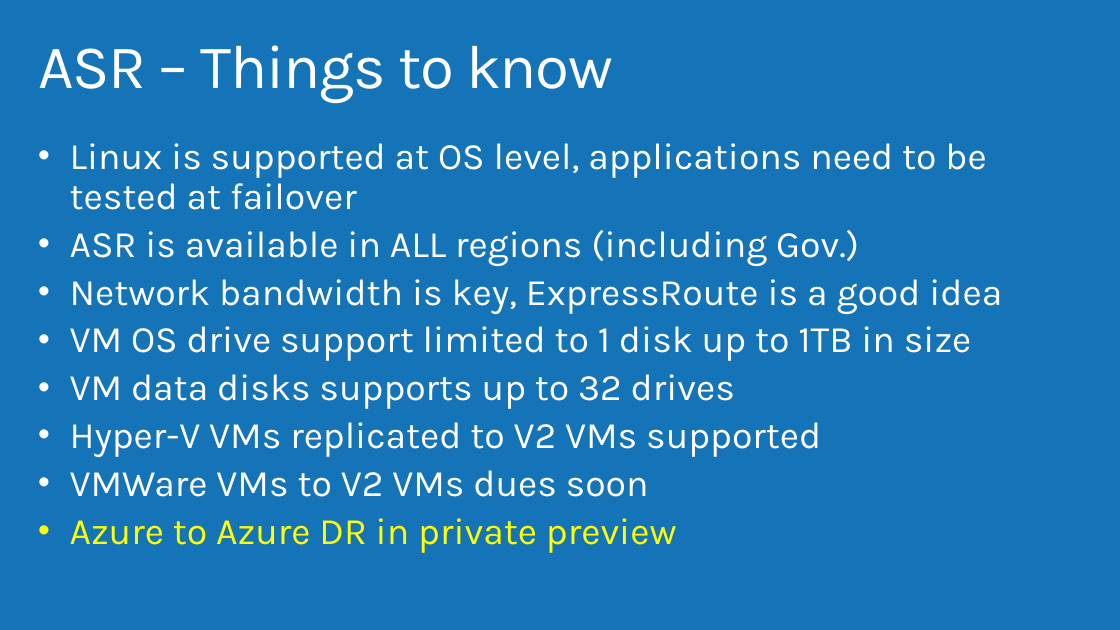
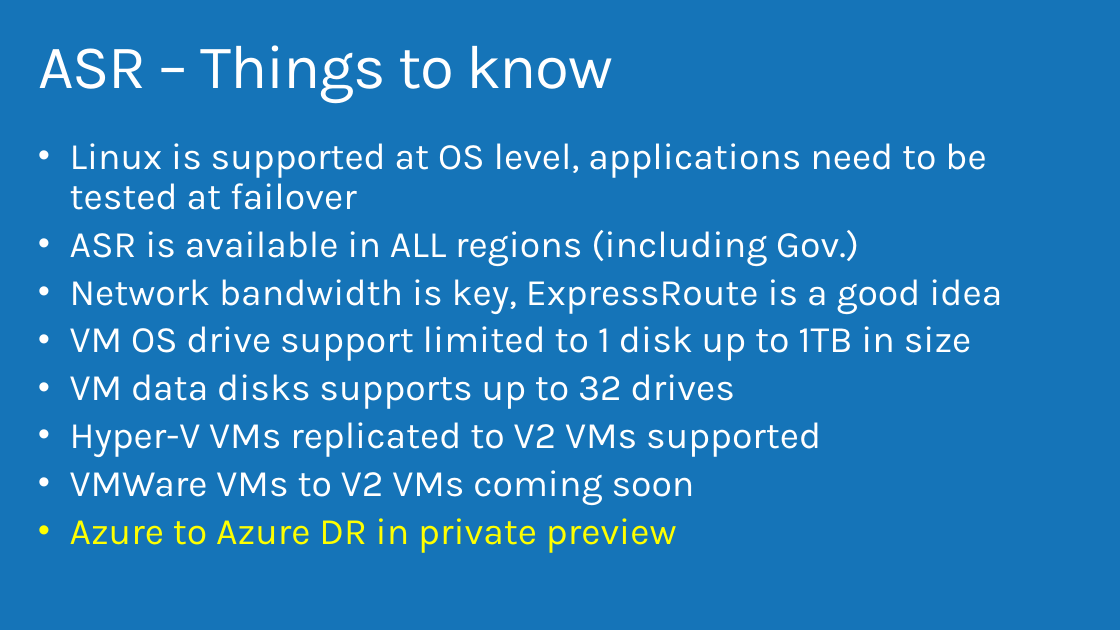
Before and after one commit to AzureCAT-GSI/SAP-on-Azure, a slide deck: slide 34 of SAP-on-Azure-Workshop-multi-day-/Presentations/Architecting VM Hybrid Solutions.pptx (slide 32 before the commit). Drawn at 1120x630 pixels with LibreOffice and Linux fonts; fonts in the diff are those of the drawing; background and template pictures are left out. Boxes give left, top, right and bottom in pixels: in the first picture for what was removed or moved away, otherwise in the second. Text is boxed around its words. In the diff, an @@ line names an element or a change of style, - is before the commit and + after.

```diff
--- a/SAP-on-Azure-Workshop-multi-day-/Presentations/Architecting VM Hybrid Solutions.pptx
+++ b/SAP-on-Azure-Workshop-multi-day-/Presentations/Architecting VM Hybrid Solutions.pptx
@@ text at [70,470,695,505]: text changed @@
-• VMWare VMs to V2 VMs dues soon
+• VMWare VMs to V2 VMs coming soon
```
Also in this commit, not shown: 4 other slides changed, 2 slides added.
